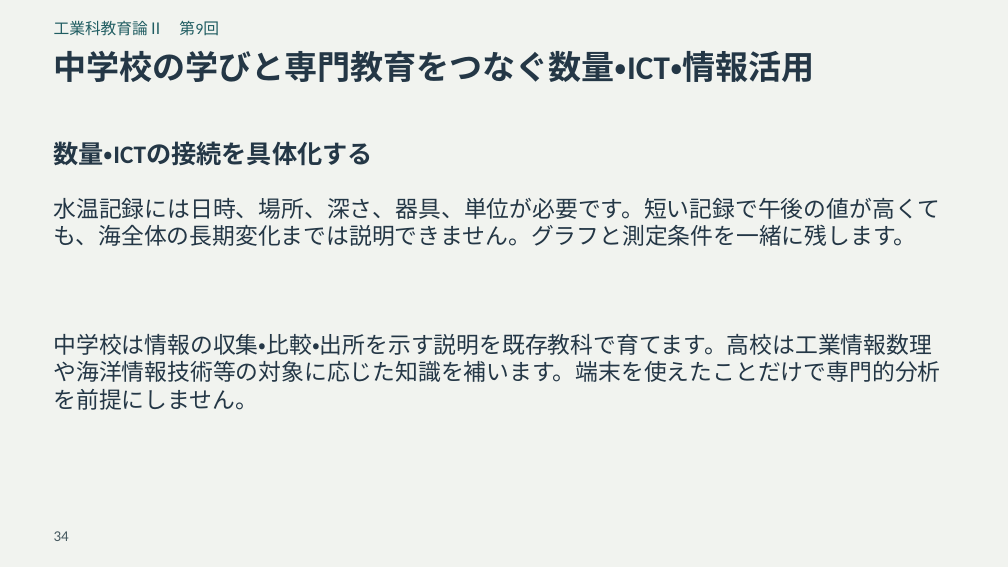
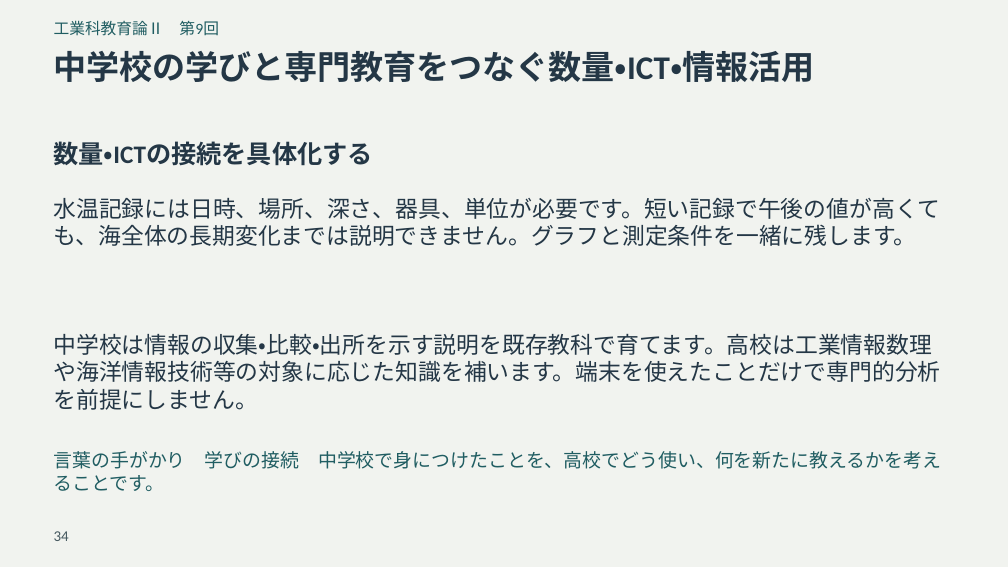
Before and after one commit to zooc-14calbp/industrial-education-ii, a slide deck: slide 34 of reorganized/20261105/expanded/slides.pptx. Drawn at 1008x567 pixels with LibreOffice and Linux fonts; fonts in the diff are those of the drawing. Boxes give left, top, right and bottom in pixels: in the first picture for what was removed or moved away, otherwise in the second. Text is boxed around its words. In the diff, an @@ line names an element or a change of style, - is before the commit and + after.

```diff
--- a/reorganized/20261105/expanded/slides.pptx
+++ b/reorganized/20261105/expanded/slides.pptx
@@ text added at (x1=54, y1=451, x2=941, y2=469), 18 pt, text #205D62 @@
+言葉の手がかり 学びの接続 中学校で身につけたことを、高校でどう使い、何を新たに教えるかを考えることです。
```
Also in this commit, not shown: 15 other slides changed, 30 other files.
